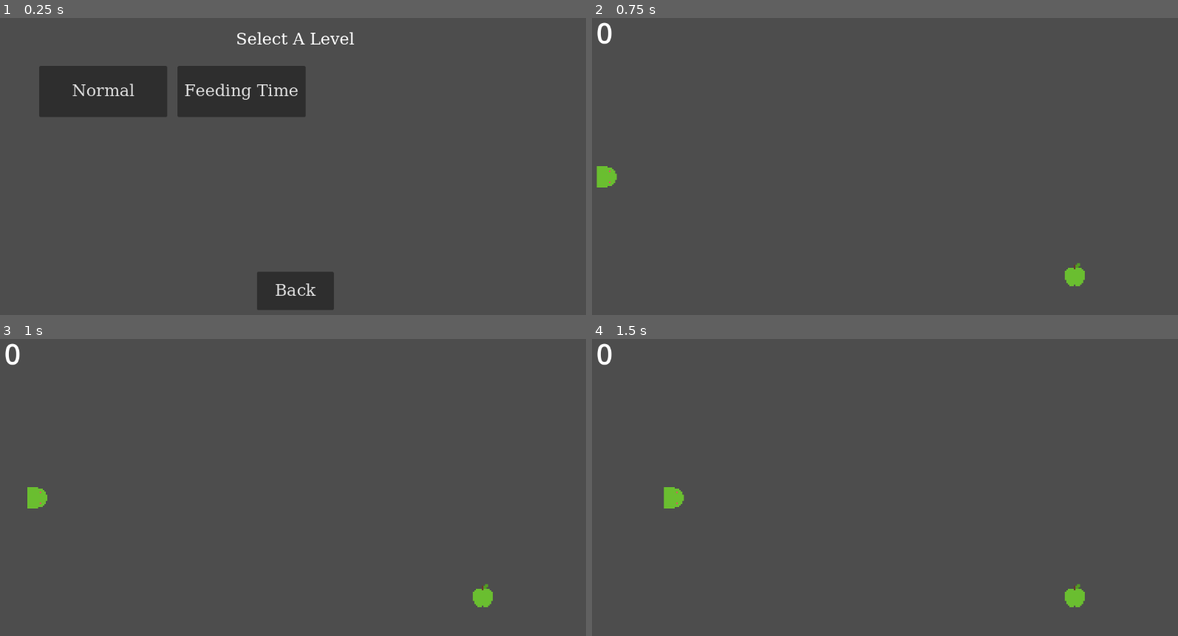
Above: before the commit, frames 1-4 (two rows, left to right).
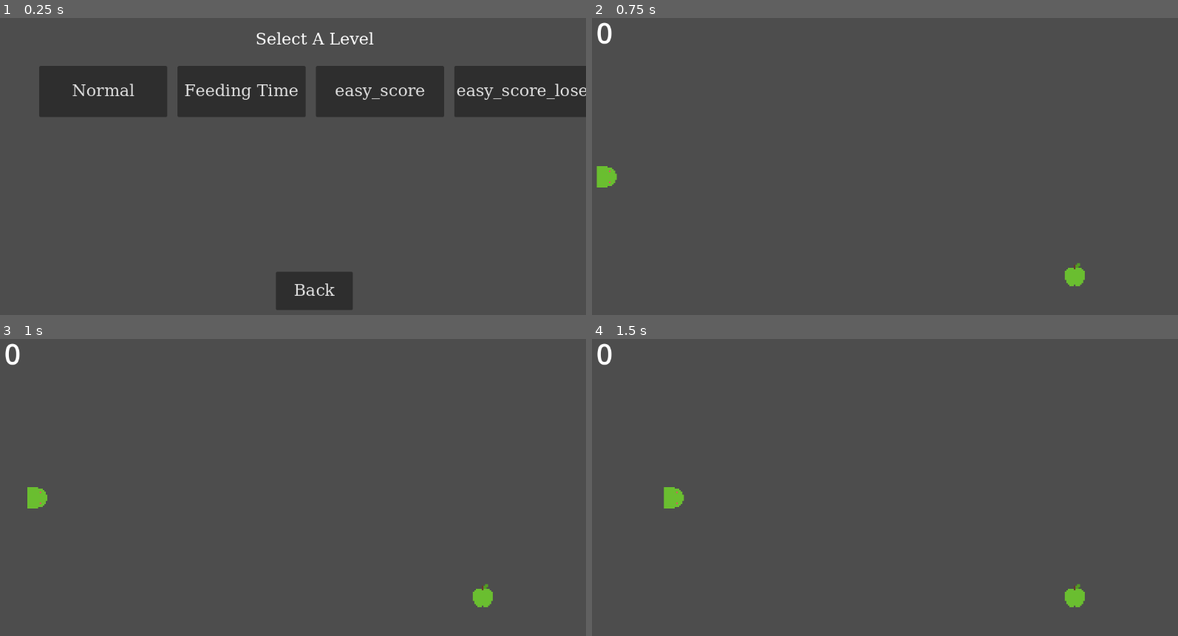
Above: after the commit, the same moments.

Repository: hollisma/snek-godot
Game: Godot game, scene res://scenes/managers/main.tscn
Same seed, same stepped clock (60 frames per second), same inputs: the game is played once before the commit and once after it.
Inputs:
- Up to frame 1 (0.25 s): no input
- Up to frame 2 (0.75 s): click "Normal" at 0.5 s
- Up to frame 3 (1 s): no input
- Up to frame 4 (1.5 s): hold D (move_right) from 1.28 s (still down); tap 1 (dev 1) at 1.35 s

The runs differ from the first frame. In frame 1, 8.8% of the frame differs, in the area x 40-100%, y 4-99%; in frame 2, nothing differs; in frame 3, nothing differs; in frame 4, nothing differs.

Commit message:
end screen reflects win / lose; fixed bugs (immediate win when no win cons; can lose after win screen shows); added some easy game modes to test end screens

Diff:
--- a/scenes/menus/level_end_screen.tscn
+++ b/scenes/menus/level_end_screen.tscn
@@ -10,34 +10,48 @@
 offset_bottom = 40.0
 script = ExtResource("1_2noh8")
 
-[node name="ScoreLabel" type="Label" parent="."]
+[node name="VBox" type="VBoxContainer" parent="."]
 layout_mode = 0
-offset_left = 418.0
-offset_top = 125.0
-offset_right = 801.0
-offset_bottom = 212.0
-theme_override_font_sizes/font_size = 77
+offset_left = 59.0
+offset_top = 40.0
+offset_right = 1100.0
+offset_bottom = 608.0
 
-[node name="Buttons" type="HBoxContainer" parent="."]
-layout_mode = 0
-offset_left = 292.0
-offset_top = 383.0
-offset_right = 868.0
-offset_bottom = 482.0
+[node name="MessageLabel" type="Label" parent="VBox"]
+layout_mode = 2
+size_flags_horizontal = 4
+size_flags_vertical = 10
+size_flags_stretch_ratio = 0.75
+theme = ExtResource("2_p7k1k")
+theme_override_font_sizes/font_size = 76
+
+[node name="ScoreLabel" type="Label" parent="VBox"]
+layout_mode = 2
+size_flags_horizontal = 4
+size_flags_vertical = 6
+size_flags_stretch_ratio = 1.25
+theme_override_font_sizes/font_size = 57
+
+[node name="Buttons" type="HBoxContainer" parent="VBox"]
+custom_minimum_size = Vector2(800, 80)
+layout_mode = 2
+size_flags_horizontal = 4
+size_flags_vertical = 2
+size_flags_stretch_ratio = 0.75
 theme_override_constants/separation = 85
 alignment = 1
 
-[node name="ReplayButton" type="Button" parent="Buttons"]
+[node name="ReplayButton" type="Button" parent="VBox/Buttons"]
 layout_mode = 2
 size_flags_horizontal = 3
 theme = ExtResource("2_p7k1k")
 
-[node name="LevelSelectButton" type="Button" parent="Buttons"]
+[node name="LevelSelectButton" type="Button" parent="VBox/Buttons"]
 layout_mode = 2
 size_flags_horizontal = 3
 theme = ExtResource("2_p7k1k")
 
-[node name="NextButton" type="Button" parent="Buttons"]
+[node name="NextButton" type="Button" parent="VBox/Buttons"]
 layout_mode = 2
 size_flags_horizontal = 3
 theme = ExtResource("2_p7k1k")
--- a/scripts/managers/level_manager.gd
+++ b/scripts/managers/level_manager.gd
@@ -71,5 +71,43 @@
 			"scissors": 3,
 			"visuals": 5, # "fatten": 5,
 		}
-	}
+	},
+	"easy_score": {
+		"name": "easy_score",
+		"win_cons": [
+			{
+				"con_type": "score",
+				"comparator": "over",
+				"value": 3,
+			},
+		],
+		"lose_cons": [],
+		"music": ResourcePaths.MUSIC["feeding_time"],
+		"powerups": {
+			"speed": 4,
+			"slow": 4,
+			"scissors": 2,
+			"music": 1,
+			"visuals": 1,
+		}
+	},
+	"easy_score_lose": {
+		"name": "easy_score_lose",
+		"win_cons": [],
+		"lose_cons": [
+			{
+				"con_type": "score",
+				"comparator": "over",
+				"value": 3,
+			},
+		],
+		"music": ResourcePaths.MUSIC["feeding_time"],
+		"powerups": {
+			"speed": 4,
+			"slow": 4,
+			"scissors": 2,
+			"music": 1,
+			"visuals": 1,
+		}
+	},
 }
--- a/scripts/managers/main.gd
+++ b/scripts/managers/main.gd
@@ -1,7 +1,6 @@
 extends Node
 
 var appl_scene: PackedScene = preload(ResourcePaths.SCENES["appl"])
-var score
 
 @onready var gameplay_container = $GameplayContainer
 @onready var ui_container = $UIContainer
@@ -12,6 +11,9 @@
 @onready var theme_manager = $GameplayContainer/ThemeManager
 @onready var objective_manager = $GameplayContainer/ObjectiveManager
 var hud: CanvasLayer
+
+var score: int = -1
+var on_end_screen: bool = false
 
 func _ready():
 	MusicManager.start()
@@ -33,14 +35,21 @@
 	ui_container.add_child(level_select)
 	level_select.level_chosen.connect(_on_level_chosen)
 
-func _do_level_end_screen():
+func _do_level_end_screen(level_won: bool):
+	if on_end_screen:
+		return
+
+	clear_node(ui_container)
 	var level_end_screen = preload(ResourcePaths.SCENES["level_end_screen"]).instantiate()
 	ui_container.add_child(level_end_screen)
+	on_end_screen = true
 
 	level_end_screen.show_score(score)
 	level_end_screen.replay_pressed.connect(func(): _replay_level())
 	level_end_screen.level_select_pressed.connect(func(): _show_level_select())
 	level_end_screen.next_level_pressed.connect(func(): _start_next_level())
+
+	level_end_screen.apply_outcome(level_won)
 
 ##################
 ### MENU LOGIC ###
@@ -77,8 +86,10 @@
 func _on_objectives_completed(outcome):
 	if outcome == objective_manager.Outcome.WIN:
 		print("Winner Winner CHicken Dinner!!!")
+		_do_level_end_screen(true)
 	elif outcome == objective_manager.Outcome.LOSE:
 		print("Loserrrrr")
+		_do_level_end_screen(false)
 
 func _on_appl_eaten(appl):
 	food_manager.spawn_appl()
@@ -90,7 +101,7 @@
 func _on_snek_death():
 	snek.stop()
 	powerup_manager.stop()
-	_do_level_end_screen()
+	_do_level_end_screen(false)
 
 func _on_snek_length_changed(length):
 	print("length to %d" % length)
--- a/scripts/managers/objective_manager.gd
+++ b/scripts/managers/objective_manager.gd
@@ -54,6 +54,9 @@
 ###############
 
 func _all_win_cons_met() -> bool:
+	if win_conditions.size() == 0:
+		return false
+
 	for win_con in win_conditions:
 		var con_type = win_con[0]
 		var value = progress.get(con_type, -1)
--- a/scripts/ui/level_end_screen.gd
+++ b/scripts/ui/level_end_screen.gd
@@ -4,10 +4,11 @@
 signal level_select_pressed
 signal next_level_pressed
 
-@onready var score_label: Label = $ScoreLabel
-@onready var replay_button: Button = $Buttons/ReplayButton
-@onready var level_select_button: Button = $Buttons/LevelSelectButton
-@onready var next_button: Button = $Buttons/NextButton
+@onready var message_label: Label = $VBox/MessageLabel
+@onready var score_label: Label = $VBox/ScoreLabel
+@onready var replay_button: Button = $VBox/Buttons/ReplayButton
+@onready var level_select_button: Button = $VBox/Buttons/LevelSelectButton
+@onready var next_button: Button = $VBox/Buttons/NextButton
 
 func _ready():
 	replay_button.text = "Replay"
@@ -20,3 +21,10 @@
 func show_score(score: int):
 	score_label.text = "Score: %d" % score
 	score_label.visible = true
+
+func apply_outcome(level_won: bool):
+	if not level_won:
+		next_button.disabled = true
+		message_label.text = "Unlucky"
+	else:
+		message_label.text = "Congrats!"
